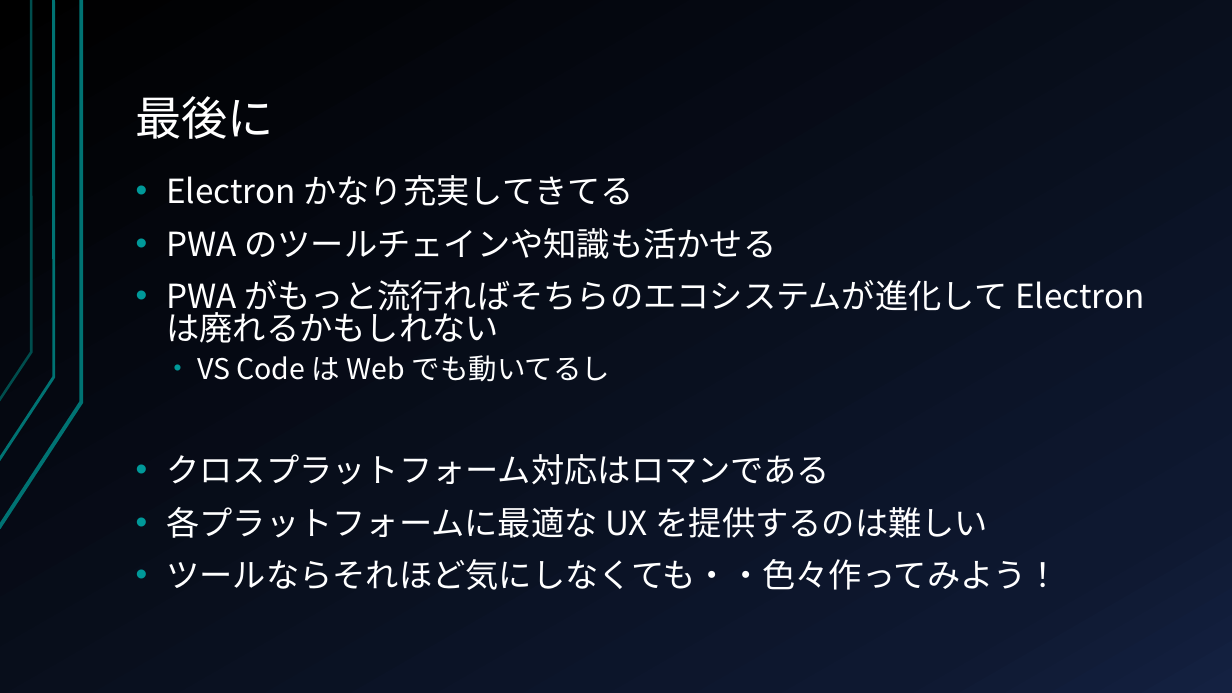
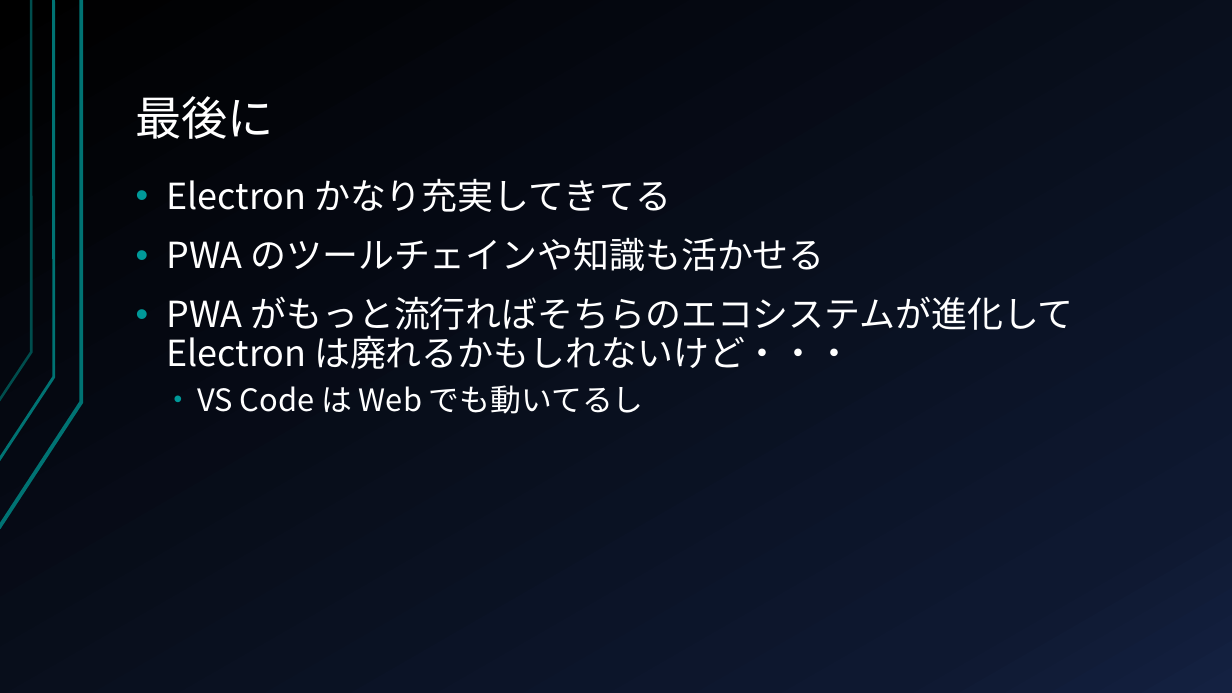
Before and after one commit to kondoumh/electron-study, a slide deck: slide 29 of slide/Electron_in-house_presentation.pptx. Drawn at 1232x693 pixels with LibreOffice and Linux fonts; fonts in the diff are those of the drawing. Boxes give left, top, right and bottom in pixels: in the first picture for what was removed or moved away, otherwise in the second. Text is boxed around its words. In the diff, an @@ line names an element or a change of style, - is before the commit and + after.

Commit message:
update

```diff
--- a/slide/Electron_in-house_presentation.pptx
+++ b/slide/Electron_in-house_presentation.pptx
@@ text at [166, 178, 824, 414]: size 25.9 to 28 pt in "Electron かなり充実してきてる", "PWA のツールチェインや知識も活かせる"; size 22.2 to 24 pt in "VS Code は Web でも動いてるし"; line spacing 0.8 to 0.9 @@
@@ text at [166, 296, 1073, 369]: text changed; size 25.9 to 28 pt @@
-• PWA がもっと流行ればそちらのエコシステムが進化して Electron は廃れるかもしれない
+• PWA がもっと流行ればそちらのエコシステムが進化して Electron は廃れるかもしれないけど・・・
@@ text at [166, 454, 1060, 590]: paragraphs removed @@
-• クロスプラットフォーム対応はロマンである
-• 各プラットフォームに最適な UX を提供するのは難しい
-• ツールならそれほど気にしなくても・・色々作ってみよう！
```
Also in this commit, not shown: 2 other slides changed, 1 slide added.
